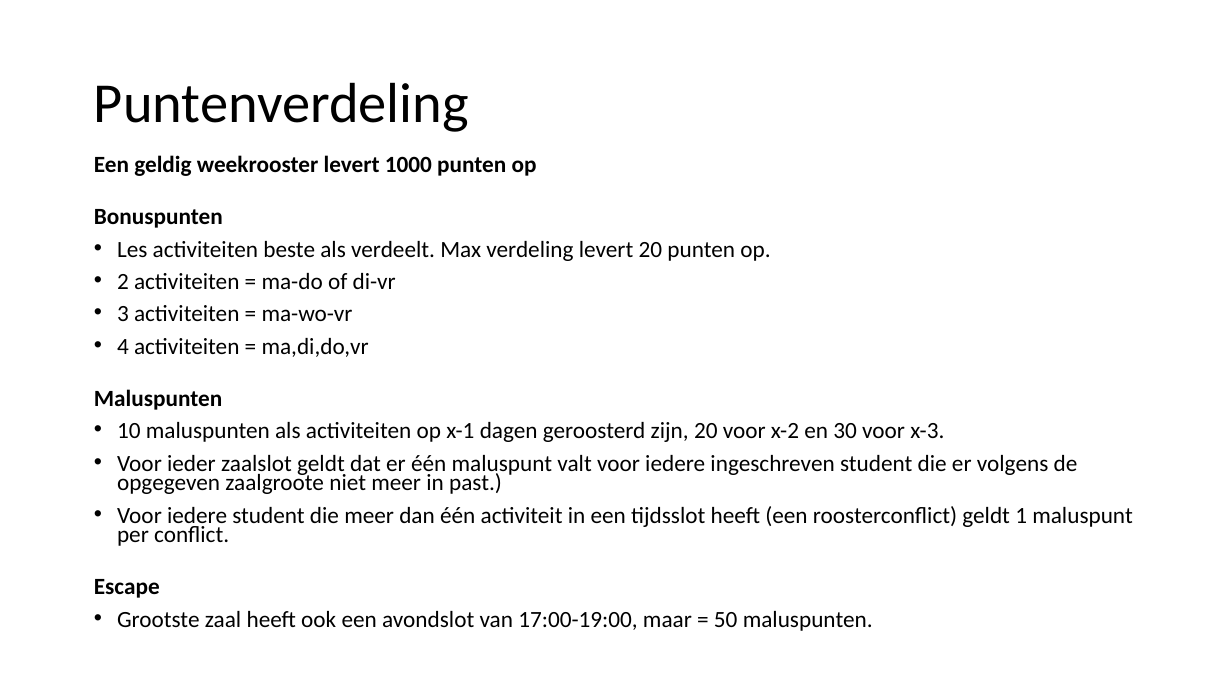
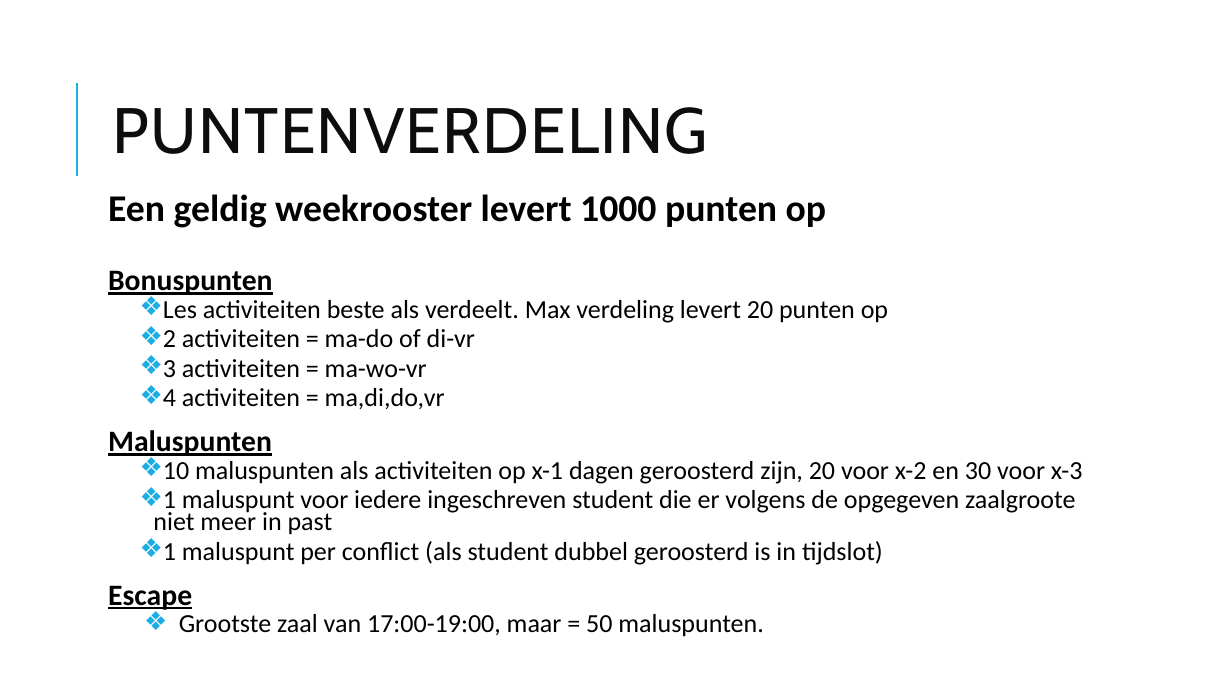
Before and after one commit to popoiopo/Heuristieken, a slide deck: slide 3 of voorstellen.pptx (slide 8 before the commit). Drawn at 1232x693 pixels with LibreOffice and Linux fonts; fonts in the diff are those of the drawing. Boxes give left, top, right and bottom in pixels: in the first picture for what was removed or moved away, otherwise in the second. Text is boxed around its words. In the diff, an @@ line names an element or a change of style, - is before the commit and + after.

```diff
--- a/voorstellen.pptx
+++ b/voorstellen.pptx
@@ line added from (77, 176) to (77, 83), #1CADE4 1.5 pt @@
@@ title at bbox=[113, 107, 708, 154]: text changed; size 44 to 50 pt; font Calibri to Cabin; text colour #000000 to #0D0D0D @@
-Puntenverdeling
+PUNTENVERDELING
@@ text "Een geldig weekrooster levert 1000 ...": place and size @@
-text "Een geldig weekrooster levert 1000 ..." at bbox=[94, 155, 1133, 631]
+text "Een geldig weekrooster levert 1000 ..." at bbox=[108, 194, 1083, 637]
@@ text at bbox=[108, 194, 826, 612]: size 18.2 to 29.4 pt in "Een geldig weekrooster levert 1000 punten op"; size 18.2 to 23.1 pt, underline on in "Bonuspunten", "Maluspunten", "Escape"; size 18.2 to 20.3 pt in "2 activiteiten = ma-do of di-vr", "3 activiteiten = ma-wo-vr", "4 activiteiten = ma,di,do,vr"; more space between paragraphs; bullet • to ❖; list level 1 to 3 in "2 activiteiten = ma-do of ..."; list level 1 to 3 in "3 activiteiten = ma-wo-vr"; list level 1 to 3 in "4 activiteiten = ma,di,do,vr" @@
@@ text at bbox=[163, 300, 888, 323]: text changed; size 18.2 to 20.3 pt @@
-• Les activiteiten beste als verdeelt. Max verdeling levert 20 punten op.
+    ❖ Les activiteiten beste als verdeelt. Max verdeling levert 20 punten op
@@ text at bbox=[153, 461, 1083, 565]: text changed; size 18.2 to 20.3 pt @@
-• 10 maluspunten als activiteiten op x-1 dagen geroosterd zijn, 20 voor x-2 en 30 voor x-3.
-• Voor ieder zaalslot geldt dat er één maluspunt valt voor iedere ingeschreven student die er volgens de opgegeven zaalgroote niet meer in past.)
-• Voor iedere student die meer dan één activiteit in een tijdsslot heeft (een roosterconflict) geldt 1 maluspunt per conflict.
+    ❖ 10 maluspunten als activiteiten op x-1 dagen geroosterd zijn, 20 voor x-2 en 30 voor x-3
+    ❖ 1 maluspunt voor iedere ingeschreven student die er volgens de opgegeven zaalgroote niet meer in past
+    ❖ 1 maluspunt per conflict (als student dubbel geroosterd is in tijdslot)
@@ text at bbox=[179, 614, 763, 637]: text changed; size 18.2 to 20.3 pt @@
-• Grootste zaal heeft ook een avondslot van 17:00-19:00, maar = 50 maluspunten.
+    ❖ Grootste zaal van 17:00-19:00, maar = 50 maluspunten.
```
Also in this commit, not shown: 5 other slides changed, 1 slide added, 2 slides removed, 1 other file.
